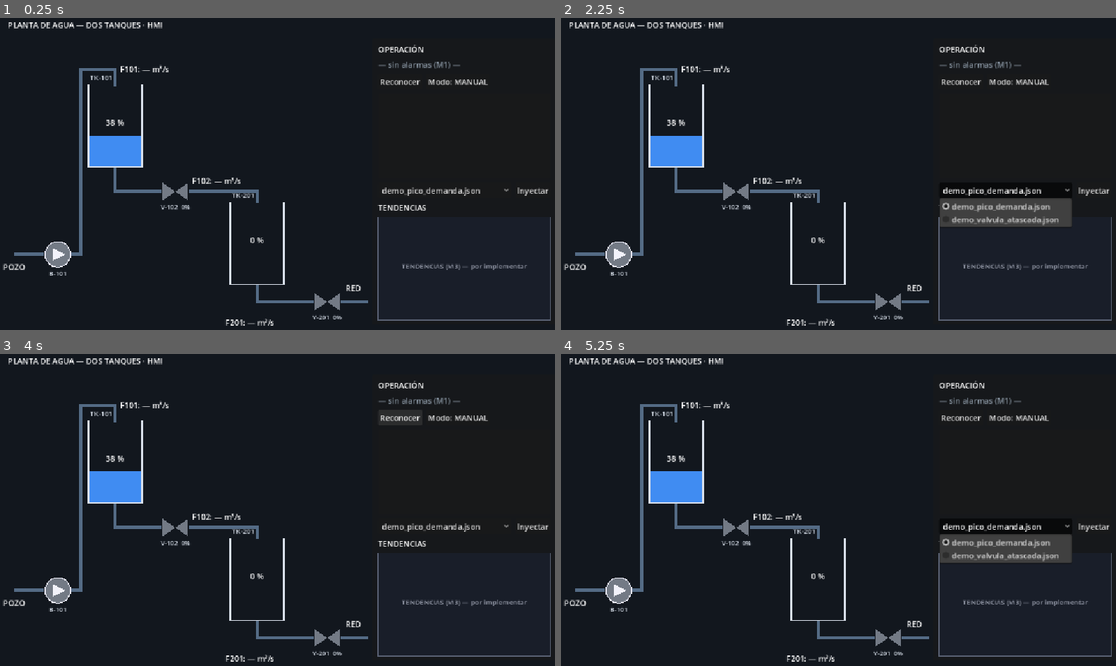
Above: before the commit, frames 1-4 (two rows, left to right).
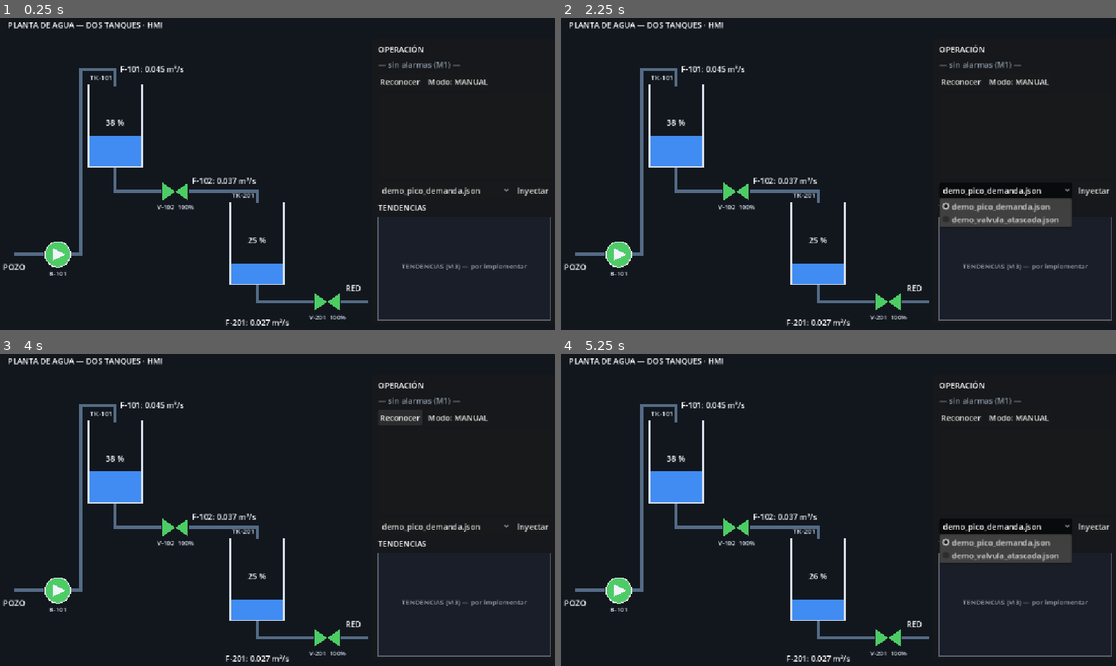
Above: after the commit, the same moments.

Repository: MariVillarroel/info_2do_parcial_scada-villarroel-y-calvo
Game: Godot game, scene res://scenes/hmi.tscn
Two runs of this game, one before a commit and one after it. Both use one fixed random seed, a clock stepped at 60 frames per second and the inputs below.
Inputs:
- Up to frame 1 (0.25 s): no input
- Up to frame 2 (2.25 s): click "Reconocer" at 0.5 s; click "Modo: MANUAL" at 1.25 s; click "demo_pico_demanda.json" at 2 s
- Up to frame 3 (4 s): click "Inyectar" at 2.75 s; click "Reconocer" at 3.5 s
- Up to frame 4 (5.25 s): click "Modo: MANUAL" at 4.25 s; click "demo_pico_demanda.json" at 5 s

The runs differ from the first frame. In frame 1, 1.7% of the frame differs, in the area x 8-63%, y 14-99%; in frame 2, 1.7%; in frame 3, 1.7%; in frame 4, 1.7%.

Commit message:
Sinoptico completo + control manual (contectar TK-201, bomba, V-102, V-201, y los tres caudales al tick + logica de clic en valvulas, y sonido de clic en bomba y valvulas)

Diff:
--- a/scenes/hmi.tscn
+++ b/scenes/hmi.tscn
@@ -1,14 +1,14 @@
-[gd_scene load_steps=8 format=3 uid="uid://b2scadahmi2026a"]
-
-[ext_resource type="Script" path="res://scripts/hmi.gd" id="1_hmi"]
-[ext_resource type="Script" path="res://scripts/planta_sim.gd" id="2_planta"]
-[ext_resource type="Script" path="res://scripts/reproductor_escenarios.gd" id="3_esc"]
-[ext_resource type="Script" path="res://scripts/tanque_widget.gd" id="4_tanque"]
-[ext_resource type="Script" path="res://scripts/bomba_widget.gd" id="5_bomba"]
-[ext_resource type="Script" path="res://scripts/valvula_widget.gd" id="6_valvula"]
-[ext_resource type="Script" path="res://scripts/tendencia_widget.gd" id="7_tendencia"]
-
-[node name="HMI" type="Control"]
+[gd_scene format=3 uid="uid://beki4xc8jmk7k"]
+
+[ext_resource type="Script" uid="uid://cyej14ntu71ex" path="res://scripts/hmi.gd" id="1_hmi"]
+[ext_resource type="Script" uid="uid://c60vm7lixko5u" path="res://scripts/planta_sim.gd" id="2_planta"]
+[ext_resource type="Script" uid="uid://dtnhl7hs3us44" path="res://scripts/reproductor_escenarios.gd" id="3_esc"]
+[ext_resource type="Script" uid="uid://c0a6mu30xookn" path="res://scripts/tanque_widget.gd" id="4_tanque"]
+[ext_resource type="Script" uid="uid://c201lnyefpvyp" path="res://scripts/bomba_widget.gd" id="5_bomba"]
+[ext_resource type="Script" uid="uid://klq04erq8gk5" path="res://scripts/valvula_widget.gd" id="6_valvula"]
+[ext_resource type="Script" uid="uid://bcdajg3ejfd1g" path="res://scripts/tendencia_widget.gd" id="7_tendencia"]
+
+[node name="HMI" type="Control" unique_id=1475734256]
 layout_mode = 3
 anchors_preset = 15
 anchor_right = 1.0
@@ -17,7 +17,7 @@
 grow_vertical = 2
 script = ExtResource("1_hmi")
 
-[node name="fondo" type="ColorRect" parent="."]
+[node name="fondo" type="ColorRect" parent="." unique_id=696687958]
 layout_mode = 1
 anchors_preset = 15
 anchor_right = 1.0
@@ -27,7 +27,7 @@
 mouse_filter = 2
 color = Color(0.07, 0.09, 0.12, 1)
 
-[node name="titulo" type="Label" parent="."]
+[node name="titulo" type="Label" parent="." unique_id=480287815]
 layout_mode = 0
 offset_left = 16.0
 offset_top = 8.0
@@ -35,83 +35,83 @@
 offset_bottom = 34.0
 text = "PLANTA DE AGUA — DOS TANQUES · HMI"
 
-[node name="planta" type="Node" parent="."]
+[node name="planta" type="Node" parent="." unique_id=2146598249]
 script = ExtResource("2_planta")
 
-[node name="escenarios" type="Node" parent="."]
+[node name="escenarios" type="Node" parent="." unique_id=501390182]
 script = ExtResource("3_esc")
 
-[node name="sinoptico" type="Control" parent="."]
-layout_mode = 0
+[node name="sinoptico" type="Control" parent="." unique_id=1270053089]
+anchors_preset = 0
 offset_top = 40.0
 offset_right = 760.0
 offset_bottom = 648.0
 mouse_filter = 2
 
-[node name="tuberia_pozo" type="Line2D" parent="sinoptico"]
+[node name="tuberia_pozo" type="Line2D" parent="sinoptico" unique_id=468169098]
 points = PackedVector2Array(30, 448, 90, 448)
 width = 6.0
 default_color = Color(0.33, 0.42, 0.52, 1)
 
-[node name="tuberia_bomba_tk101" type="Line2D" parent="sinoptico"]
+[node name="tuberia_bomba_tk101" type="Line2D" parent="sinoptico" unique_id=1340904072]
 points = PackedVector2Array(146, 448, 165, 448, 165, 70, 235, 70, 235, 104)
 width = 6.0
 default_color = Color(0.33, 0.42, 0.52, 1)
 
-[node name="tuberia_tk101_v102" type="Line2D" parent="sinoptico"]
+[node name="tuberia_tk101_v102" type="Line2D" parent="sinoptico" unique_id=1133043782]
 points = PackedVector2Array(235, 270, 235, 320, 330, 320)
 width = 6.0
 default_color = Color(0.33, 0.42, 0.52, 1)
 
-[node name="tuberia_v102_tk201" type="Line2D" parent="sinoptico"]
+[node name="tuberia_v102_tk201" type="Line2D" parent="sinoptico" unique_id=1384265225]
 points = PackedVector2Array(386, 320, 525, 320, 525, 344)
 width = 6.0
 default_color = Color(0.33, 0.42, 0.52, 1)
 
-[node name="tuberia_tk201_v201" type="Line2D" parent="sinoptico"]
+[node name="tuberia_tk201_v201" type="Line2D" parent="sinoptico" unique_id=1767441249]
 points = PackedVector2Array(525, 510, 525, 545, 640, 545)
 width = 6.0
 default_color = Color(0.33, 0.42, 0.52, 1)
 
-[node name="tuberia_red" type="Line2D" parent="sinoptico"]
+[node name="tuberia_red" type="Line2D" parent="sinoptico" unique_id=1096536799]
 points = PackedVector2Array(696, 545, 752, 545)
 width = 6.0
 default_color = Color(0.33, 0.42, 0.52, 1)
 
-[node name="pozo_label" type="Label" parent="sinoptico"]
+[node name="pozo_label" type="Label" parent="sinoptico" unique_id=929359252]
+layout_mode = 0
 offset_left = 6.0
 offset_top = 462.0
 offset_right = 80.0
 offset_bottom = 484.0
 text = "POZO"
 
-[node name="red_label" type="Label" parent="sinoptico"]
+[node name="red_label" type="Label" parent="sinoptico" unique_id=532250173]
+layout_mode = 0
 offset_left = 706.0
 offset_top = 505.0
 offset_right = 758.0
 offset_bottom = 527.0
 text = "RED"
 
-[node name="bomba_b101" type="Control" parent="sinoptico"]
-layout_mode = 0
+[node name="bomba_b101" type="Control" parent="sinoptico" unique_id=121732543]
+anchors_preset = 0
 offset_left = 90.0
 offset_top = 420.0
 offset_right = 146.0
 offset_bottom = 476.0
 script = ExtResource("5_bomba")
-etiqueta = "B-101"
-
-[node name="tanque_tk101" type="Control" parent="sinoptico"]
-layout_mode = 0
+
+[node name="tanque_tk101" type="Control" parent="sinoptico" unique_id=1457971286]
+anchors_preset = 0
 offset_left = 180.0
 offset_top = 100.0
 offset_right = 290.0
 offset_bottom = 270.0
 script = ExtResource("4_tanque")
-etiqueta = "TK-101"
-
-[node name="tanque_tk201" type="Control" parent="sinoptico"]
-layout_mode = 0
+
+[node name="tanque_tk201" type="Control" parent="sinoptico" unique_id=355032182]
+anchors_preset = 0
 offset_left = 470.0
 offset_top = 340.0
 offset_right = 580.0
@@ -119,17 +119,16 @@
 script = ExtResource("4_tanque")
 etiqueta = "TK-201"
 
-[node name="valvula_v102" type="Control" parent="sinoptico"]
-layout_mode = 0
+[node name="valvula_v102" type="Control" parent="sinoptico" unique_id=401452164]
+anchors_preset = 0
 offset_left = 330.0
 offset_top = 300.0
 offset_right = 386.0
 offset_bottom = 340.0
 script = ExtResource("6_valvula")
-etiqueta = "V-102"
-
-[node name="valvula_v201" type="Control" parent="sinoptico"]
-layout_mode = 0
+
+[node name="valvula_v201" type="Control" parent="sinoptico" unique_id=1085711474]
+anchors_preset = 0
 offset_left = 640.0
 offset_top = 525.0
 offset_right = 696.0
@@ -137,88 +136,91 @@
 script = ExtResource("6_valvula")
 etiqueta = "V-201"
 
-[node name="f101_label" type="Label" parent="sinoptico"]
+[node name="f101_label" type="Label" parent="sinoptico" unique_id=1803702634]
+layout_mode = 0
 offset_left = 245.0
 offset_top = 58.0
 offset_right = 420.0
 offset_bottom = 80.0
 text = "F101: — m³/s"
 
-[node name="f102_label" type="Label" parent="sinoptico"]
+[node name="f102_label" type="Label" parent="sinoptico" unique_id=927250216]
+layout_mode = 0
 offset_left = 392.0
 offset_top = 286.0
 offset_right = 560.0
 offset_bottom = 308.0
 text = "F102: — m³/s"
 
-[node name="f201_label" type="Label" parent="sinoptico"]
+[node name="f201_label" type="Label" parent="sinoptico" unique_id=1337771890]
+layout_mode = 0
 offset_left = 460.0
 offset_top = 575.0
 offset_right = 620.0
 offset_bottom = 597.0
 text = "F201: — m³/s"
 
-[node name="panel" type="PanelContainer" parent="."]
+[node name="panel" type="PanelContainer" parent="." unique_id=1092156437]
 layout_mode = 0
 offset_left = 760.0
 offset_top = 48.0
 offset_right = 1136.0
 offset_bottom = 632.0
 
-[node name="margen" type="MarginContainer" parent="panel"]
+[node name="margen" type="MarginContainer" parent="panel" unique_id=1704625852]
 layout_mode = 2
 theme_override_constants/margin_left = 12
 theme_override_constants/margin_top = 10
 theme_override_constants/margin_right = 12
 theme_override_constants/margin_bottom = 10
 
-[node name="columna" type="VBoxContainer" parent="panel/margen"]
+[node name="columna" type="VBoxContainer" parent="panel/margen" unique_id=463398435]
 layout_mode = 2
 theme_override_constants/separation = 8
 
-[node name="titulo_panel" type="Label" parent="panel/margen/columna"]
+[node name="titulo_panel" type="Label" parent="panel/margen/columna" unique_id=2025813868]
 layout_mode = 2
 text = "OPERACIÓN"
 
-[node name="banner_alarma" type="Label" parent="panel/margen/columna"]
+[node name="banner_alarma" type="Label" parent="panel/margen/columna" unique_id=150696087]
 layout_mode = 2
 theme_override_colors/font_color = Color(0.55, 0.6, 0.65, 1)
 text = "— sin alarmas (M1) —"
 
-[node name="fila_alarmas" type="HBoxContainer" parent="panel/margen/columna"]
+[node name="fila_alarmas" type="HBoxContainer" parent="panel/margen/columna" unique_id=925609964]
 layout_mode = 2
 theme_override_constants/separation = 8
 
-[node name="boton_reconocer" type="Button" parent="panel/margen/columna/fila_alarmas"]
+[node name="boton_reconocer" type="Button" parent="panel/margen/columna/fila_alarmas" unique_id=20519198]
 layout_mode = 2
 text = "Reconocer"
 
-[node name="boton_modo" type="Button" parent="panel/margen/columna/fila_alarmas"]
+[node name="boton_modo" type="Button" parent="panel/margen/columna/fila_alarmas" unique_id=280480638]
 layout_mode = 2
 text = "Modo: MANUAL"
 
-[node name="historial" type="ItemList" parent="panel/margen/columna"]
+[node name="historial" type="ItemList" parent="panel/margen/columna" unique_id=166192665]
 custom_minimum_size = Vector2(0, 160)
 layout_mode = 2
 size_flags_vertical = 3
 
-[node name="fila_escenario" type="HBoxContainer" parent="panel/margen/columna"]
+[node name="fila_escenario" type="HBoxContainer" parent="panel/margen/columna" unique_id=1218506720]
 layout_mode = 2
 theme_override_constants/separation = 8
 
-[node name="selector_escenario" type="OptionButton" parent="panel/margen/columna/fila_escenario"]
+[node name="selector_escenario" type="OptionButton" parent="panel/margen/columna/fila_escenario" unique_id=1953364662]
 layout_mode = 2
 size_flags_horizontal = 3
 
-[node name="boton_escenario" type="Button" parent="panel/margen/columna/fila_escenario"]
+[node name="boton_escenario" type="Button" parent="panel/margen/columna/fila_escenario" unique_id=1901930569]
 layout_mode = 2
 text = "Inyectar"
 
-[node name="etiqueta_tendencia" type="Label" parent="panel/margen/columna"]
+[node name="etiqueta_tendencia" type="Label" parent="panel/margen/columna" unique_id=1202616732]
 layout_mode = 2
 text = "TENDENCIAS"
 
-[node name="tendencia" type="Control" parent="panel/margen/columna"]
+[node name="tendencia" type="Control" parent="panel/margen/columna" unique_id=1805304904]
 custom_minimum_size = Vector2(0, 210)
 layout_mode = 2
 script = ExtResource("7_tendencia")
--- a/scripts/hmi.gd
+++ b/scripts/hmi.gd
@@ -33,14 +33,52 @@
 # TODO (PARCIAL · M1/M2): instáncialos aquí (o como nodos hijos) y conéctalos
 # al tick de la planta.
 
+# Sonidos
+var _sfx_click: AudioStreamPlayer
+var _sfx_alarma: AudioStreamPlayer
+var _sfx_reconocer: AudioStreamPlayer
+var _sfx_trip: AudioStreamPlayer
 
+#ciclos de apertura de valvulas (circulo)
+const PASOS_VALVULA := [0.0, 0.5, 1.0]
 func _ready() -> void:
 	escenarios.planta = planta
 	planta.tick.connect(_on_tick_planta)
 	planta.evento.connect(_on_evento_planta)
 	escenarios.evento_escenario.connect(_on_evento_escenario)
 	_poblar_selector_escenarios()
+	_init_sonidos()
 
+
+func _init_sonidos() -> void:
+	_sfx_click     = _crear_player("res://assets/sounds/click.wav",    false)
+	_sfx_alarma    = _crear_player("res://assets/sounds/alarma.wav",   true)
+	_sfx_reconocer = _crear_player("res://assets/sounds/reconocer.wav",false)
+	_sfx_trip      = _crear_player("res://assets/sounds/trip.wav",     false)
+
+
+func _crear_player(ruta: String, loop: bool) -> AudioStreamPlayer:
+	var stream = load(ruta) as AudioStream
+	if stream == null:
+		push_warning("No se pudo cargar: " + ruta)
+		return null
+	# Activar loop en AudioStreamWAV si se pide
+	if loop and stream is AudioStreamWAV:
+		(stream as AudioStreamWAV).loop_mode = AudioStreamWAV.LOOP_FORWARD
+	var player = AudioStreamPlayer.new()
+	player.stream = stream
+	add_child(player)
+	return player
+
+
+func _play(player: AudioStreamPlayer) -> void:
+	if player != null and not player.playing:
+		player.play()
+
+
+func _stop(player: AudioStreamPlayer) -> void:
+	if player != null:
+		player.stop()
 
 # Lista los .json de res://data/escenarios/ en el selector. Este patrón
 # (recorrer una carpeta de datos en vez de codificar la lista) es el mismo
@@ -55,11 +93,15 @@
 
 
 func _on_tick_planta(datos: Dictionary) -> void:
-	# EJEMPLO (resuelto): el sinóptico refleja el nivel de TK-101.
+	# B1
 	tanque_tk101.set_pct(datos["TK101.pct"])
-	# TODO (PARCIAL · B1): refleja TODO el resto del estado en cada tick:
-	# TK-201, marcha de la bomba, apertura de ambas válvulas y los tres
-	# caudales (f101_label, f102_label, f201_label, en m³/s con 3 decimales).
+	tanque_tk201.set_pct(datos["TK201.pct"])
+	bomba_b101.set_marcha(datos["B101.marcha"])
+	valvula_v102.set_apertura(datos["V102.apertura"])
+	valvula_v201.set_apertura(datos["V201.apertura"])
+	f101_label.text = "F-101: %.3f m³/s" % datos["F101.caudal"]
+	f102_label.text = "F-102: %.3f m³/s" % datos["F102.caudal"]
+	f201_label.text = "F-201: %.3f m³/s" % datos["F201.caudal"]
 	# TODO (PARCIAL · M1): pasa `datos` a tu gestor de alarmas y refleja el
 	# resultado: banner con la alarma más grave sin reconocer, parpadeo,
 	# bocina (alarma.wav en bucle mientras haya activas sin reconocer) y cada
@@ -81,27 +123,33 @@
 	print("ESCENARIO: ", mensaje)
 	# TODO (PARCIAL · M4): al historial y al log persistente también.
 
+func _ciclar_valvula(tag: String) -> void:
+	var actual = planta.leer(tag + ".apertura")
+	# Encontrar el siguiente paso en el ciclo
+	var siguiente := PASOS_VALVULA[0]
+	for i in PASOS_VALVULA.size():
+		if actual < PASOS_VALVULA[i] - 0.05:
+			siguiente = PASOS_VALVULA[i]
+			break
+		elif i == PASOS_VALVULA.size() - 1:
+			siguiente = PASOS_VALVULA[0]
+	planta.comandar(tag + ".apertura", siguiente)
+	_play(_sfx_click)
 
 # --- clics en el sinóptico ---
 
 func _on_bomba_b101_presionada() -> void:
-	# EJEMPLO (resuelto): control manual de la bomba.
 	planta.comandar("B101.marcha", not planta.leer("B101.marcha"))
-	# TODO (PARCIAL · B4): clic con sonido (click.wav).
+	_play(_sfx_click)
+
 
 
 func _on_valvula_v102_presionada() -> void:
-	# TODO (PARCIAL · B2): control manual de V-102. Decide la interacción:
-	# ciclar 0 % → 50 % → 100 % → 0 % con cada clic, o un pequeño popup con
-	# slider. Recuerda que una válvula atascada NO obedece (verás el comando
-	# ignorado en la lectura: eso es correcto y tus alarmas deben delatarlo).
-	pass
+	_ciclar_valvula("V102")
 
 
 func _on_valvula_v201_presionada() -> void:
-	# TODO (PARCIAL · B2): igual que V-102.
-	pass
-
+	_ciclar_valvula("V201")
 
 # --- panel de operación ---
 
@@ -117,9 +165,8 @@
 	pass
 
 
+
 func _on_boton_escenario_pressed() -> void:
-	# Resuelto: inyecta el escenario seleccionado. Tus alarmas y tu control
-	# deben reaccionar solos a lo que venga.
 	if selector_escenario.selected < 0:
 		return
 	var archivo = selector_escenario.get_item_text(selector_escenario.selected)
